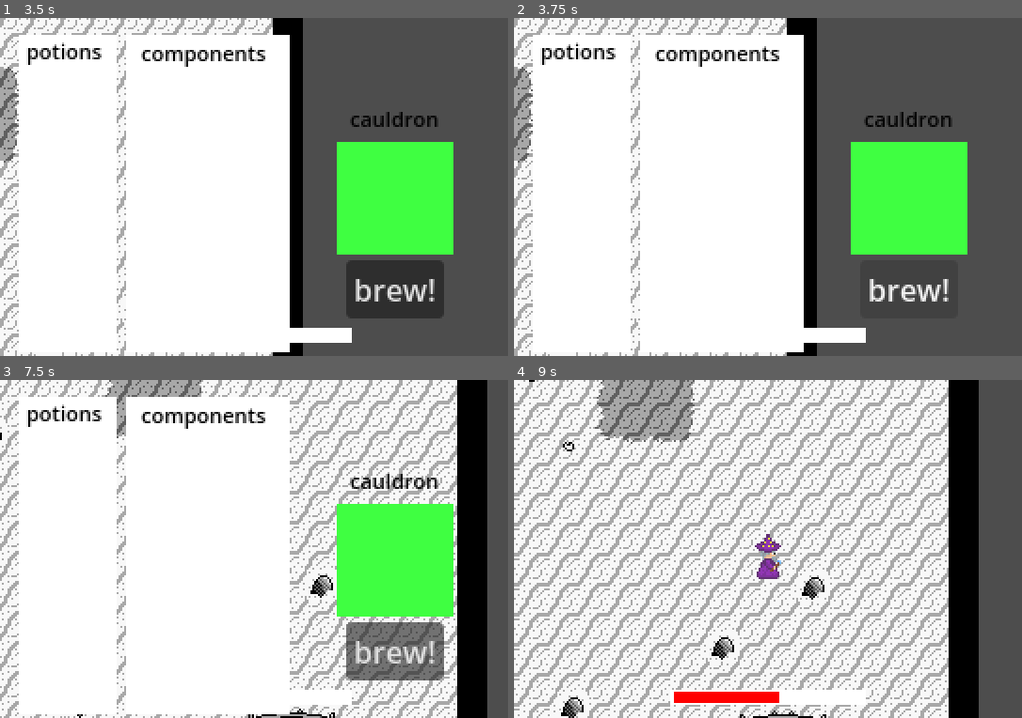
Above: before the commit, frames 1-4 (two rows, left to right).
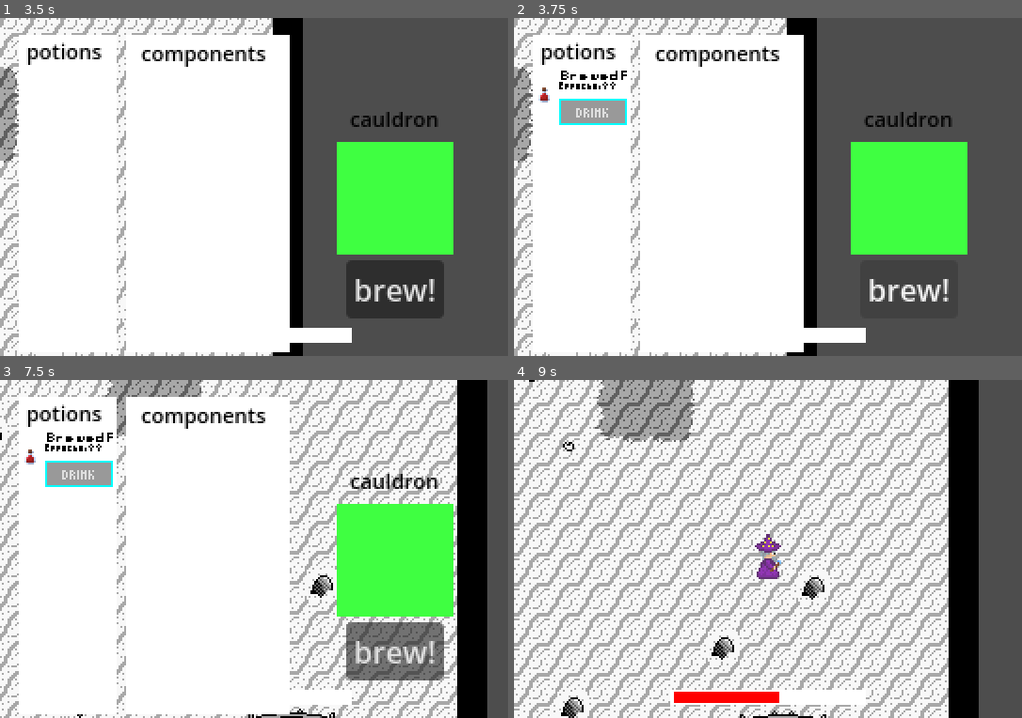
Above: after the commit, the same moments.

Repository: lillbro64/MVP-hackathon
Game: Godot game, scene res://Scenes/gameplay.tscn
The game is run twice, just before and just after one commit, with the same random seed, the same clock (stepped at 60 frames per second) and the same inputs.
Inputs (mouse positions are in pixels of both pictures, inside the frame that each line leads up to):
- Up to frame 1 (3.5 s): tap Enter at 0.5 s; move the mouse to (365, 170) at 0.52 s; hold D (right) 0.53-1.28 s; hold X (run) 0.53-1.28 s; move the mouse to (152, 203) at 1.27 s; hold S (down) 1.28-2.03 s; click (152, 203) at 1.35 s; tap X (run) at 1.55, 3.05 s; move the mouse to (304, 112) at 2.02 s; hold D (right) 2.03-2.78 s; hold X (run) 2.03-2.78 s; move the mouse to (228, 254) at 2.77 s; hold W (up) from 2.78 s (still down); tap Space (space) at 2.85 s
- Up to frame 2 (3.75 s): release W (up) at 3.5 s; click "brew!" at 3.5 s
- Up to frame 3 (7.5 s): click "brew!" (after the commit: "DRINK") at 4.25 s; tap Space (space) at 5, 7.35 s; move the mouse to (406, 599) at 5.02 s; hold X (run) 5.03-5.78 s; hold A (left) 5.03-6.53 s; move the mouse to (101, 498) at 5.77 s; click (101, 498) at 5.85 s; tap X (run) at 6.05 s; move the mouse to (279, 549) at 6.52 s; hold S (down) 6.53-7.28 s; hold X (run) 6.53-7.28 s; move the mouse to (177, 464) at 7.27 s; hold D (right) from 7.28 s (still down)
- Up to frame 4 (9 s): tap X (run) at 7.55 s; tap Enter at 8 s; move the mouse to (879, 532) at 8.02 s; release D (right) at 8.03 s; hold W (up) 8.03-8.78 s; hold X (run) 8.03-8.78 s; tap Space (space) at 8.75 s; move the mouse to (666, 565) at 8.77 s; hold D (right) from 8.78 s (still down); click (666, 565) at 8.85 s

Frame 1 is identical in both runs. In frame 2, 1.3% of the frame differs, in the area x 4-23%, y 15-32%; in frame 3, 1.3%; in frame 4, nothing differs.

Commit message:
more potion and cauldron work

Diff:
--- a/Components/base_potion.gd
+++ b/Components/base_potion.gd
@@ -1,7 +1,8 @@
 extends Resource
 class_name Potion
 
+@export var name: String
 @export var sprite: String
 @export var value: int
-@export var effects: Array[String]
+@export var effect: String
 @export var s_effect: String
--- a/Scenes/cauldron_ui.gd
+++ b/Scenes/cauldron_ui.gd
@@ -3,11 +3,20 @@
 var component = preload("res://Scenes/cauld_component.tscn")
 var player
 var component_storage: Array[Component]
+var comp_nodes: Array[Node]
+var potion_num: int
+var potion_boxes: int = 0
+var info_holder
+var info_box = preload("res://Scenes/potion_info_container.tscn")
 
 # Called when the node enters the scene tree for the first time.
 func _ready() -> void:
+	info_holder = $Control/ColorRect/VBoxContainer
 	player = get_tree().get_root().find_child("Player", true, false)
 	create_components()
+	potion_num = ComponentTracker.potion_inventory.size()
+
+
 
 
 func create_components():
@@ -24,19 +33,35 @@
 
 # Called every frame. 'delta' is the elapsed time since the previous frame.
 func _process(_delta: float) -> void:
-	pass
+	if potion_num != ComponentTracker.potion_inventory.size():
+		update_potion_info()
 
+func update_potion_info():
+	for i in info_holder.get_children():
+		i.queue_free()
+	for i in ComponentTracker.potion_inventory:
+		var instance = info_box.instantiate()
+		instance.get_node("TextureRect").texture = load(i.sprite)
+		#instance.TextureRect.texture = load(i.sprite)
+		instance.get_node("TextureRect/Control/NameLabel").text = i.name
+		#instance.TextureRect.Control.NameLabel.text = i.name
+		$Control/ColorRect/VBoxContainer.add_child.call_deferred(instance)
 
 func _on_button_pressed() -> void:
+	PotionBrewer.calculate_brew(component_storage)
 	prints(str(component_storage))
+	for i in comp_nodes:
+		i.queue_free()
 
 
 func _on_area_2d_body_entered(body: Node2D) -> void:
 	if body.is_in_group("c-components"):
 		component_storage.append(body.comp_data)
+		comp_nodes.append(body)
 
 
 
 func _on_component_checker_body_exited(body: Node2D) -> void:
 	if body.is_in_group("c-components"):
 		component_storage.remove_at(component_storage.find(body.comp_data))
+		comp_nodes.remove_at(comp_nodes.find(body))
--- a/Scenes/cauldron_ui.tscn
+++ b/Scenes/cauldron_ui.tscn
@@ -40,6 +40,7 @@
 anchor_bottom = 0.5
 grow_horizontal = 2
 grow_vertical = 2
+mouse_filter = 2
 
 [node name="ColorRect" type="ColorRect" parent="Control" unique_id=52226461]
 layout_mode = 0
@@ -54,37 +55,7 @@
 offset_left = 2.0
 offset_top = 17.0
 offset_right = 50.0
-offset_bottom = 166.0
-mouse_filter = 2
-
-[node name="HBoxContainer" type="HBoxContainer" parent="Control/ColorRect/VBoxContainer" unique_id=2094466206]
-layout_mode = 2
-size_flags_vertical = 3
-mouse_filter = 2
-
-[node name="HBoxContainer5" type="HBoxContainer" parent="Control/ColorRect/VBoxContainer" unique_id=1936057254]
-layout_mode = 2
-size_flags_vertical = 3
-mouse_filter = 2
-
-[node name="HBoxContainer6" type="HBoxContainer" parent="Control/ColorRect/VBoxContainer" unique_id=109397198]
-layout_mode = 2
-size_flags_vertical = 3
-mouse_filter = 2
-
-[node name="HBoxContainer2" type="HBoxContainer" parent="Control/ColorRect/VBoxContainer" unique_id=952434812]
-layout_mode = 2
-size_flags_vertical = 3
-mouse_filter = 2
-
-[node name="HBoxContainer3" type="HBoxContainer" parent="Control/ColorRect/VBoxContainer" unique_id=1603132232]
-layout_mode = 2
-size_flags_vertical = 3
-mouse_filter = 2
-
-[node name="HBoxContainer4" type="HBoxContainer" parent="Control/ColorRect/VBoxContainer" unique_id=485211817]
-layout_mode = 2
-size_flags_vertical = 3
+offset_bottom = 167.0
 mouse_filter = 2
 
 [node name="Label" type="Label" parent="Control/ColorRect" unique_id=1180958423]
--- a/Scenes/gameplay.tscn
+++ b/Scenes/gameplay.tscn
@@ -202,3 +202,4 @@
 component_data = ExtResource("4_kwrm5")
 
 [editable path="Player"]
+[editable path="Player/AnimatedSprite2D/Camera2D/UIHandler/CauldronUI"]
--- /dev/null
+++ b/Scenes/potion_info_container.gd
@@ -0,0 +1,12 @@
+extends HBoxContainer
+
+@export var potion: Potion
+
+# Called when the node enters the scene tree for the first time.
+func _ready() -> void:
+	pass
+
+
+# Called every frame. 'delta' is the elapsed time since the previous frame.
+func _process(_delta: float) -> void:
+	pass
--- /dev/null
+++ b/Scenes/potion_info_container.tscn
@@ -0,0 +1,103 @@
+[gd_scene format=3 uid="uid://b23mtt26b50ap"]
+
+[ext_resource type="Texture2D" uid="uid://cwk1svfleevti" path="res://Sprites/Potions/Empty Alternate Potion.png" id="1_eb5qs"]
+[ext_resource type="Script" uid="uid://bu45wtcow5us1" path="res://Scenes/potion_info_container.gd" id="1_wo5x8"]
+[ext_resource type="FontFile" uid="uid://rq77o21821pu" path="res://Miscellaneous/Retro Gaming.ttf" id="3_obuuc"]
+[ext_resource type="FontFile" uid="uid://cl6ww3fr48to3" path="res://Miscellaneous/Pixeled.ttf" id="4_lbnom"]
+
+[sub_resource type="StyleBoxFlat" id="StyleBoxFlat_wo5x8"]
+border_width_left = 1
+border_width_top = 1
+border_width_right = 1
+border_width_bottom = 1
+border_color = Color(0, 1, 1, 1)
+
+[sub_resource type="StyleBoxFlat" id="StyleBoxFlat_obuuc"]
+bg_color = Color(0.32915837, 0.3291584, 0.3291583, 1)
+border_width_left = 1
+border_width_top = 1
+border_width_right = 1
+border_width_bottom = 1
+border_color = Color(0, 1, 1, 1)
+
+[sub_resource type="StyleBoxFlat" id="StyleBoxFlat_lbnom"]
+border_width_left = 1
+border_width_top = 1
+border_width_right = 1
+border_width_bottom = 1
+border_color = Color(0, 1, 0, 1)
+
+[node name="PotionInfoContainer" type="HBoxContainer" unique_id=2120746098]
+custom_minimum_size = Vector2(0, 30)
+mouse_filter = 2
+script = ExtResource("1_wo5x8")
+
+[node name="TextureRect" type="TextureRect" parent="." unique_id=2005967534]
+layout_mode = 2
+size_flags_horizontal = 4
+size_flags_vertical = 4
+mouse_filter = 2
+texture = ExtResource("1_eb5qs")
+stretch_mode = 2
+
+[node name="Control" type="Control" parent="TextureRect" unique_id=811350365]
+anchors_preset = 0
+offset_right = 40.0
+offset_bottom = 22.0
+mouse_filter = 2
+
+[node name="NameLabel" type="RichTextLabel" parent="TextureRect/Control" unique_id=525047202]
+custom_minimum_size = Vector2(36, 8)
+layout_mode = 0
+offset_left = 12.0
+offset_top = -11.0
+offset_right = 48.0
+offset_bottom = -3.0
+size_flags_horizontal = 6
+size_flags_vertical = 4
+mouse_filter = 2
+theme_override_colors/default_color = Color(0, 0, 0, 1)
+theme_override_fonts/normal_font = ExtResource("3_obuuc")
+theme_override_font_sizes/normal_font_size = 7
+text = "NAME"
+scroll_active = false
+autowrap_mode = 0
+horizontal_alignment = 3
+vertical_alignment = 3
+
+[node name="EffectsLabel" type="RichTextLabel" parent="TextureRect/Control" unique_id=2067453491]
+custom_minimum_size = Vector2(0, 8)
+layout_mode = 0
+offset_left = 12.0
+offset_top = -6.0
+offset_right = 48.0
+offset_bottom = 2.0
+size_flags_horizontal = 3
+mouse_filter = 2
+theme_override_colors/default_color = Color(0, 0, 0, 1)
+theme_override_fonts/normal_font = ExtResource("4_lbnom")
+theme_override_font_sizes/normal_font_size = 3
+text = "Effects: ??"
+scroll_active = false
+autowrap_mode = 0
+
+[node name="Button" type="Button" parent="TextureRect/Control" unique_id=650784003]
+z_index = 100
+layout_mode = 0
+offset_left = 12.0
+offset_top = 6.0
+offset_right = 48.0
+offset_bottom = 20.0
+size_flags_horizontal = 3
+theme_override_constants/h_separation = 1
+theme_override_fonts/font = ExtResource("4_lbnom")
+theme_override_font_sizes/font_size = 4
+theme_override_styles/normal = SubResource("StyleBoxFlat_wo5x8")
+theme_override_styles/pressed = SubResource("StyleBoxFlat_obuuc")
+theme_override_styles/hover = SubResource("StyleBoxFlat_lbnom")
+text = "DRINK"
+text_overrun_behavior = 2
+autowrap_trim_flags = 0
+clip_text = true
+
+[connection signal="mouse_entered" from="TextureRect/Control/Button" to="." method="_on_button_mouse_entered"]
--- a/Scripts/Globals/component_tracker.gd
+++ b/Scripts/Globals/component_tracker.gd
@@ -4,6 +4,8 @@
 var component_total = 0
 var component_stack: Array[Component]
 
+var potion_inventory: Array[Potion]
+
 var player_value = 0
 var player_health = 100
 var player_stam_max = 100
--- a/Scripts/Globals/potion_brewer.gd
+++ b/Scripts/Globals/potion_brewer.gd
@@ -1,5 +1,12 @@
 extends Node
 
+var potion_value: int
+var potion_effect: float
+var f_effect: String
+var effects: Array[String]
+var spec_effect: String
+
+var total_potion_count: int
 
 # Called when the node enters the scene tree for the first time.
 func _ready() -> void:
@@ -7,5 +14,79 @@
 
 
 # Called every frame. 'delta' is the elapsed time since the previous frame.
-func _process(delta: float) -> void:
+func _process(_delta: float) -> void:
 	pass
+
+func brew_potion():
+	total_potion_count += 1
+	var potion = Potion.new()
+	potion.effect = f_effect
+	potion.value = potion_value
+	potion.name = "BrewedPotion" + str(total_potion_count)
+	if f_effect == "HEAL":
+		potion.sprite = "res://Sprites/Potions/Health Potion.png"
+	elif f_effect == "ST-UP":
+		potion.sprite = "res://Sprites/Potions/Stamina Potion.png"
+	elif f_effect == "SP-UP":
+		potion.sprite = "res://Sprites/Potions/Speed Potion.png"
+	elif f_effect == "H-UP":
+		potion.sprite = "res://Sprites/Potions/Medicine Potion.png"
+	if spec_effect == "":
+		match randi_range(1, 5):
+			1:
+				potion.sprite = "res://Sprites/Potions/Health Potion.png"
+			2:
+				potion.sprite = "res://Sprites/Potions/Mana Potion.png"
+			3:
+				potion.sprite = "res://Sprites/Potions/Stamina Potion.png"
+			4:
+				potion.sprite = "res://Sprites/Potions/Mundane Potion.png"
+			5:
+				potion.sprite = "res://Sprites/Potions/Medicine Potion.png"
+	ComponentTracker.potion_inventory.append(potion)
+
+func effect_handling():
+	var effect_weight = 0
+	if potion_effect < 1:
+		@warning_ignore("integer_division")
+		potion_value = potion_value / 2
+	elif potion_effect < 2:
+		pass
+	elif potion_effect < 3:
+		@warning_ignore("narrowing_conversion")
+		potion_value = potion_value * 1.2
+
+	if !effects.is_empty():
+		for i in effects:
+			match i:
+				"health":
+					if effect_weight < 1:
+						effect_weight = 1
+						f_effect = "HEAL"
+				"nullify":
+					if effect_weight < 4:
+						effect_weight = 4
+						f_effect = ""
+				"st-up":
+					if effect_weight < 5:
+						effect_weight = 5
+						f_effect = "ST-UP"
+				"h-up":
+					if effect_weight < 3:
+						effect_weight = 3
+						f_effect = "H-UP"
+				"sp-up":
+					if effect_weight < 2:
+						effect_weight = 2
+						f_effect = "SP-UP"
+
+	brew_potion()
+
+func calculate_brew(components: Array[Component]):
+	for i in components:
+		potion_value += i.value
+		potion_effect += i.potion_impact
+		if i.special_impact != "":
+			effects.append(i.special_impact)
+		ComponentTracker.component_stack.remove_at(ComponentTracker.component_stack.find(i))
+	effect_handling()
--- a/project.godot
+++ b/project.godot
@@ -18,6 +18,7 @@
 [autoload]
 
 ComponentTracker="*uid://cs87j47t1y1bx"
+PotionBrewer="*uid://b380iskceudae"
 
 [display]
 
Binary file added: Miscellaneous/PKMN RBYGSC.ttf
Not shown, added: Miscellaneous/PKMN RBYGSC.ttf.import
Binary file added: Miscellaneous/Pixeled.ttf
Not shown, added: Miscellaneous/Pixeled.ttf.import
Binary file added: Miscellaneous/Retro Gaming.ttf
Not shown, added: Miscellaneous/Retro Gaming.ttf.import
Not shown, added: Scenes/potion_info_container.gd.uid
Not shown, added: Sprites/Potions/Empty Alternate Potion.png.import
Not shown, added: Sprites/Potions/Fire Potion.png.import
Not shown, added: Sprites/Potions/Flash Potion.png.import
Not shown, added: Sprites/Potions/Midas Potion.png.import
Not shown, added: Sprites/Potions/Shield Potion.png.import
(and 5 more such lines)
